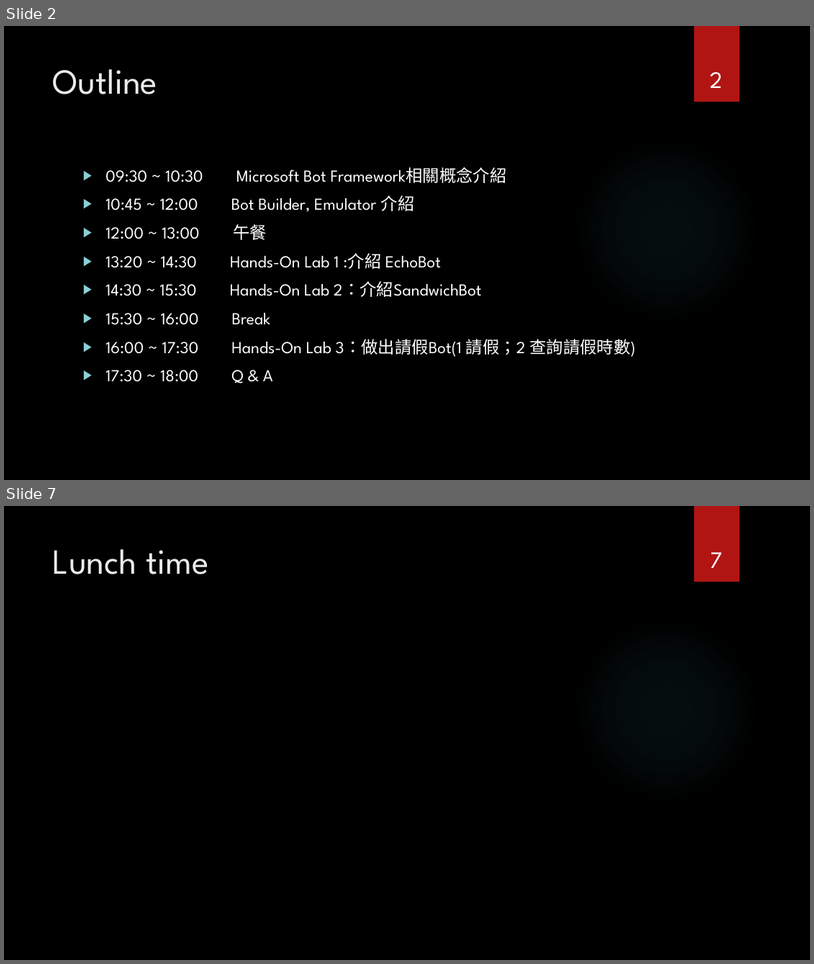
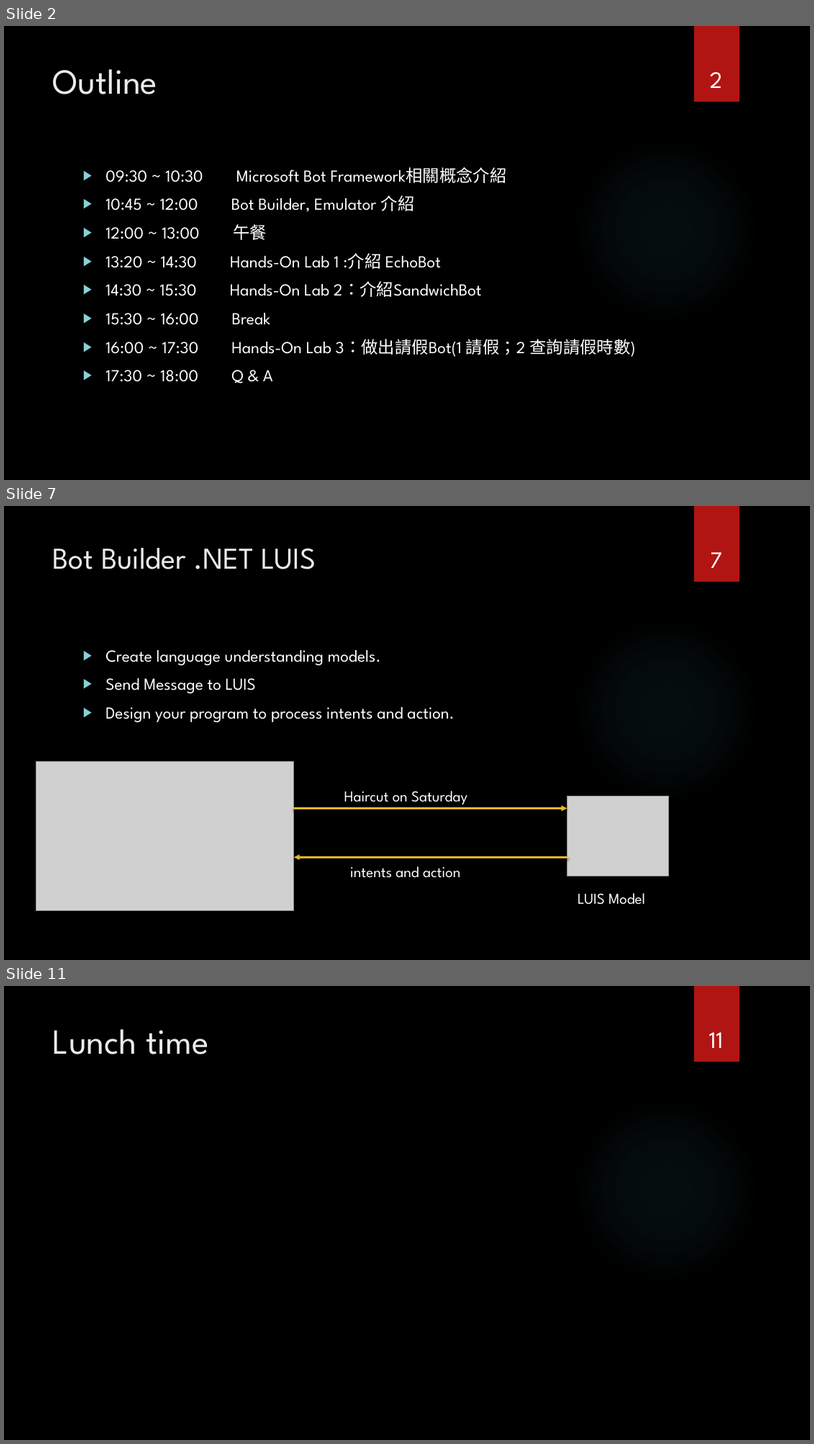
Before and after one commit to Johndgnzj/FCULab.GraphAndBot, a slide deck: Documents/Workshop-Day2_BotFramework.pptx. Shown one above the other, each under a label of ours: slides 2 and 7 before the commit, slides 2, 7 and 11 after it; the slides between them are not shown. The pictures are 814x964 and 814x1444 pixels, drawn with LibreOffice and Linux fonts; fonts in the diff are those of the drawing; grey boxes stand for pictures; background and template pictures are left out. Boxes give left, top, right and bottom in pixels: in the first picture for what was removed or moved away, otherwise in the second. Text is boxed around its words. In the diff, an @@ line names an element or a change of style, - is before the commit and + after.

```diff
--- a/Documents/Workshop-Day2_BotFramework.pptx
+++ b/Documents/Workshop-Day2_BotFramework.pptx
@@ slide 7 added at (4,506,810,960), background picture (left out); not listed: 2 template elements that a slide beside it also shows @@
@@ title added at (53,548,316,569), 36 pt, text #EBEBEB @@
+Bot Builder .NET LUIS
@@ page number added at (710,552,723,568), 28 pt, text #FFFFFF @@
+7
@@ text added at (106,650,455,722), 20 pt, text #FFFFFF @@
+▶ Create language understanding models.
+▶ Send Message to LUIS
+▶ Design your program to process intents and action.
@@ picture added at (36,762,294,911) @@
@@ arrow added from (294, 808) to (567, 808), #E6B729 2.25 pt @@
@@ text added at (345,790,468,805), 18 pt, text #FFFFFF @@
+Haircut on Saturday
@@ picture added at (567,795,669,875) @@
@@ arrow added from (567, 857) to (294, 857), #E6B729 2.25 pt @@
@@ text added at (350,866,460,878), 18 pt, text #FFFFFF @@
+intents and action
@@ text added at (578,893,646,904), 18 pt, text #FFFFFF @@
+LUIS Model
@@ what was slide 7 is now slide 11 @@
@@ page number at (710,1032,724,1048): text changed @@
-7
+11
```
Also in this commit, not shown: 6 slides changed, 5 other slides added, 1 slide removed, 7 other files.
